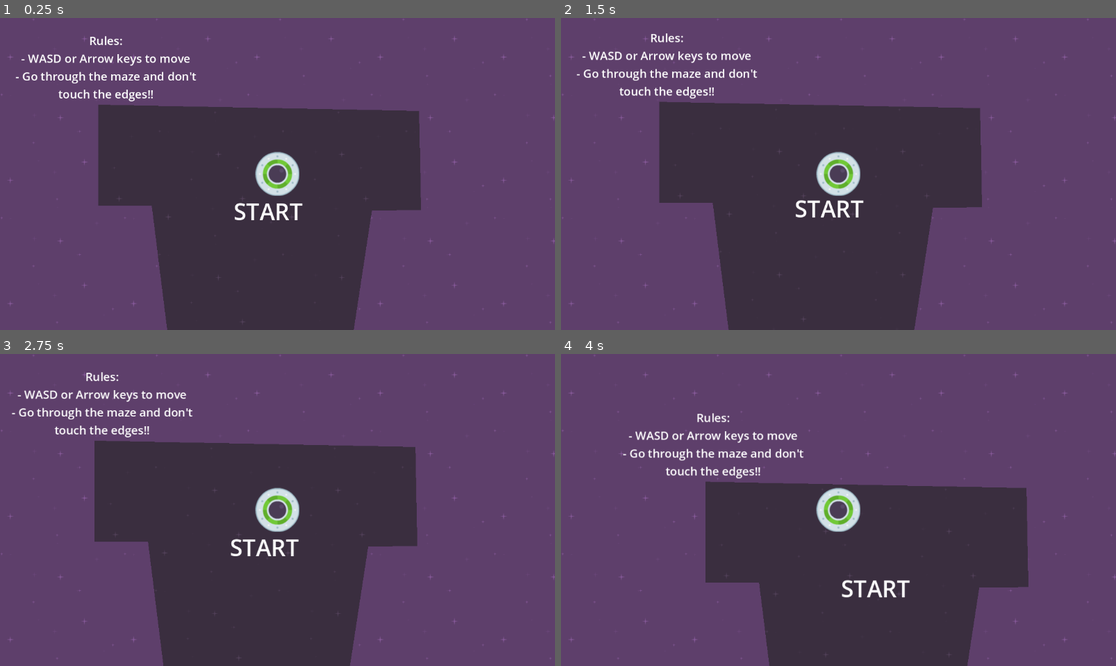
Above: before the commit, frames 1-4 (two rows, left to right).
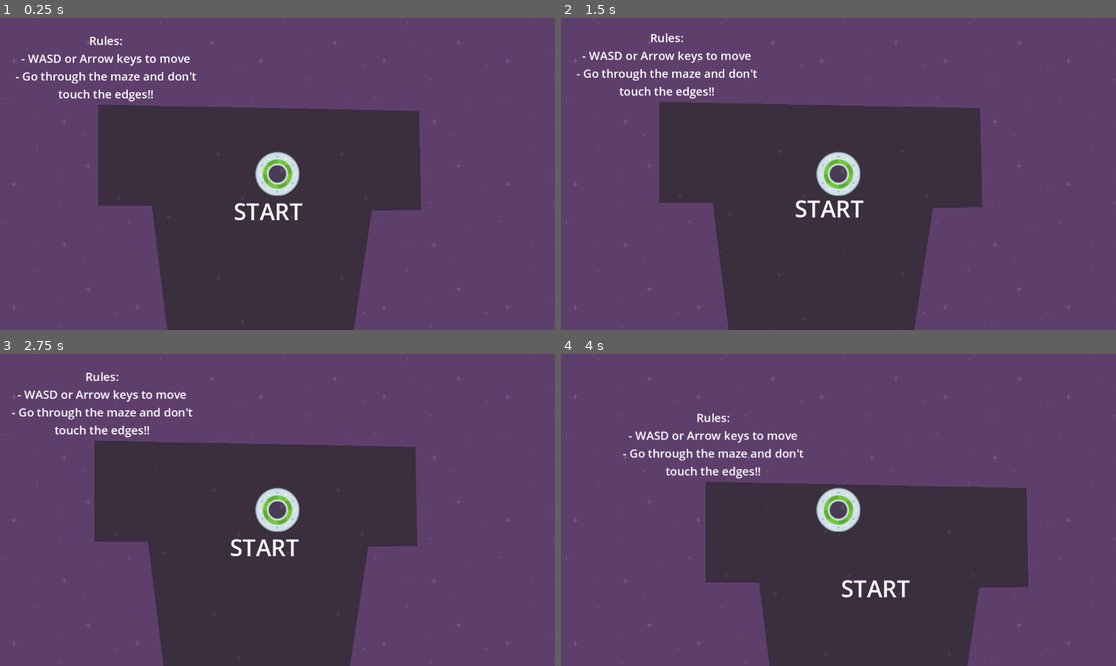
Above: after the commit, the same moments.

Repository: Z3BINI/speedy-saucer
Game: Godot game, scene res://level_1.tscn
Same seed, same stepped clock (60 frames per second), same inputs: the game is played once before the commit and once after it.
Inputs:
- Up to frame 1 (0.25 s): no input
- Up to frame 2 (1.5 s): tap Enter at 0.5 s; hold D (right) 0.53-1.28 s; hold S (down) from 1.28 s (still down)
- Up to frame 3 (2.75 s): release S (down) at 2.03 s; hold D (right) from 2.03 s (still down)
- Up to frame 4 (4 s): release D (right) at 2.78 s; hold W (up) 2.78-3.53 s; hold A (left) from 3.53 s (still down)

The runs differ from the first frame. In frame 1, 0.2% of the frame differs, in the area x 0-100%, y 0-100%; in frame 2, 0.2%; in frame 3, 0.2%; in frame 4, 0.2%.

Commit message:
Fixed bg full-screen behaviour
Anchor preset set to full rect.

Diff:
--- a/level_1.tscn
+++ b/level_1.tscn
@@ -21,10 +21,11 @@
 
 [node name="Background" type="TextureRect" parent="Graphics/CanvasLayer"]
 z_index = -999
-offset_left = -8.0
-offset_top = -8.0
-offset_right = 1160.0
-offset_bottom = 655.0
+anchors_preset = 15
+anchor_right = 1.0
+anchor_bottom = 1.0
+grow_horizontal = 2
+grow_vertical = 2
 texture = ExtResource("1_hxdpd")
 stretch_mode = 1
 
